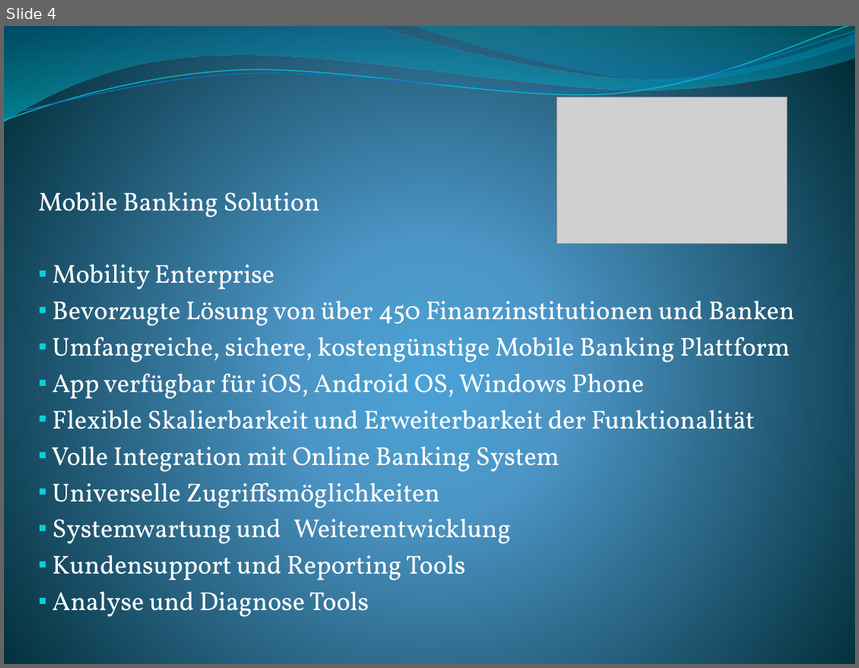
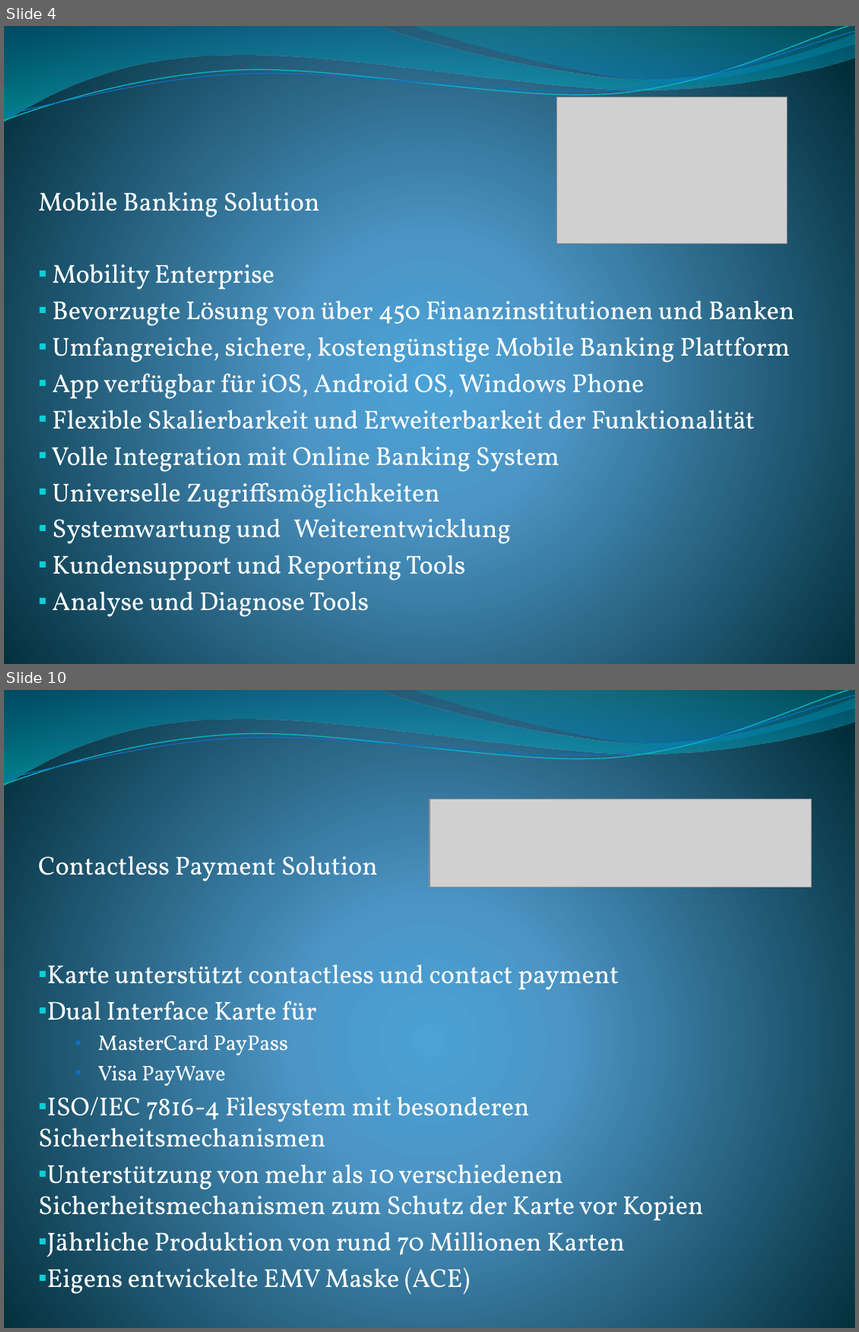
Before and after one commit to ChristophPrybila/it-strategy, a slide deck: UE2/Anbieterprofile.pptx. Shown one above the other, each under a label of ours: slide 4 before the commit, slides 4 and 10 after it; the slides between them are not shown. The pictures are 859x668 and 859x1332 pixels, drawn with LibreOffice and Linux fonts; fonts in the diff are those of the drawing; grey boxes stand for pictures. Boxes give left, top, right and bottom in pixels: in the first picture for what was removed or moved away, otherwise in the second. Text is boxed around its words. In the diff, an @@ line names an element or a change of style, - is before the commit and + after.

```diff
--- a/UE2/Anbieterprofile.pptx
+++ b/UE2/Anbieterprofile.pptx
@@ slide 10 added at [4, 690, 855, 1328], background gradient #4AA0D6 to #4C98C7 to #002C38; not listed: 4 template elements that a slide beside it also shows @@
@@ picture added at [430, 799, 812, 888] @@
@@ text added at [38, 856, 703, 1295], 22 pt, text #FFFFFF @@
+Contactless Payment Solution
+▪ Karte unterstützt contactless und contact payment
+▪ Dual Interface Karte für
+  ▪ MasterCard PayPass
+  ▪ Visa PayWave
+▪ ISO/IEC 7816-4 Filesystem mit besonderen Sicherheitsmechanismen
+▪ Unterstützung von mehr als 10 verschiedenen Sicherheitsmechanismen zum Schutz der Karte vor Kopien
+▪ Jährliche Produktion von rund 70 Millionen Karten
+▪ Eigens entwickelte EMV Maske (ACE)
```
Also in this commit, not shown: 3 slides changed, 3 other slides added, 2 other files.
